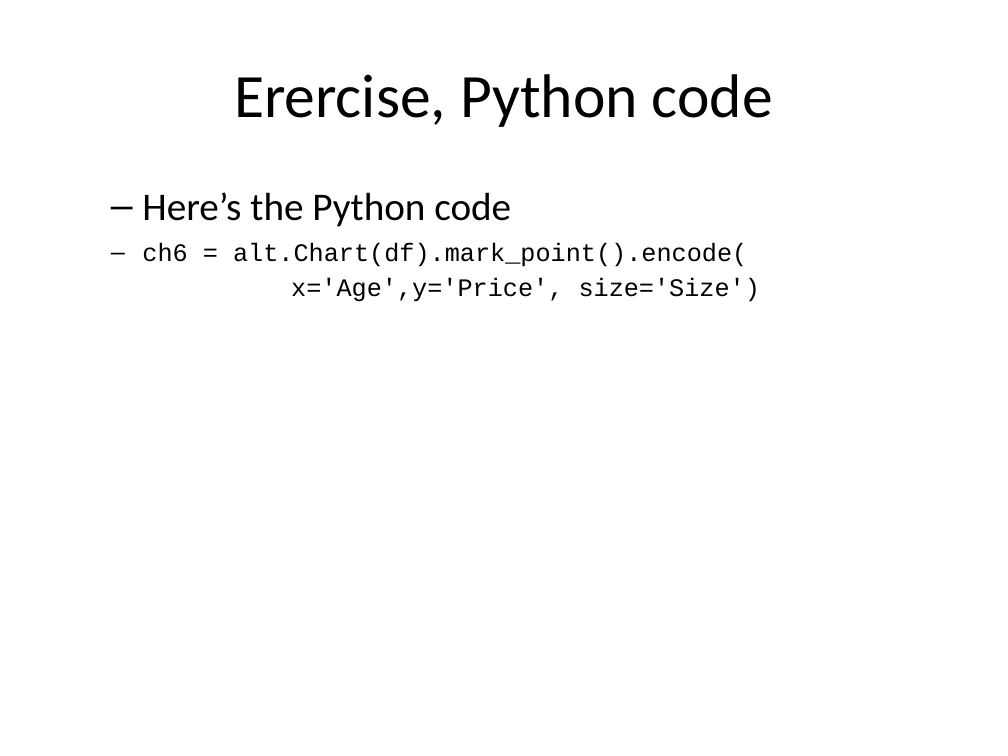
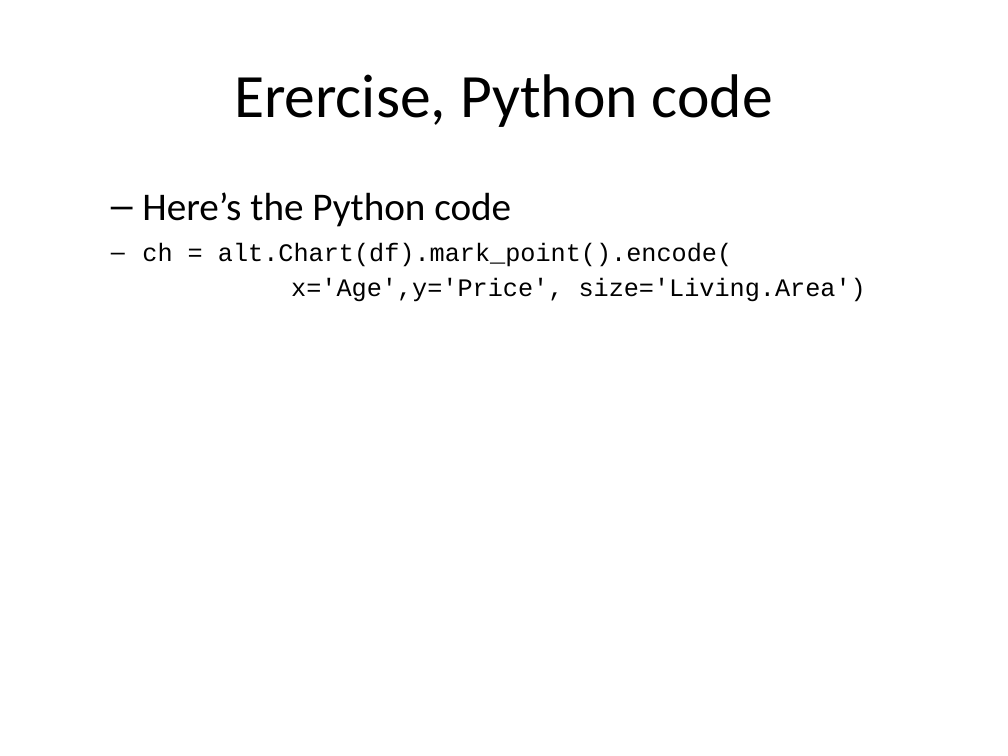
Before and after one commit to pmean/data-visualization, a slide deck: slide 27 of data-viz-01/component/fundamentals.pptx. Drawn at 1008x756 pixels with LibreOffice and Linux fonts; fonts in the diff are those of the drawing. Boxes give left, top, right and bottom in pixels: in the first picture for what was removed or moved away, otherwise in the second. Text is boxed around its words. In the diff, an @@ line names an element or a change of style, - is before the commit and + after.

```diff
--- a/data-viz-01/component/fundamentals.pptx
+++ b/data-viz-01/component/fundamentals.pptx
@@ text at bbox=[142, 243, 866, 302]: text changed @@
-ch6 = alt.Chart(df).mark_point().encode(
-x='Age',y='Price', size='Size')
+ch = alt.Chart(df).mark_point().encode(
+x='Age',y='Price', size='Living.Area')
```
Also in this commit, not shown: 5 other slides changed, 30 other files.
